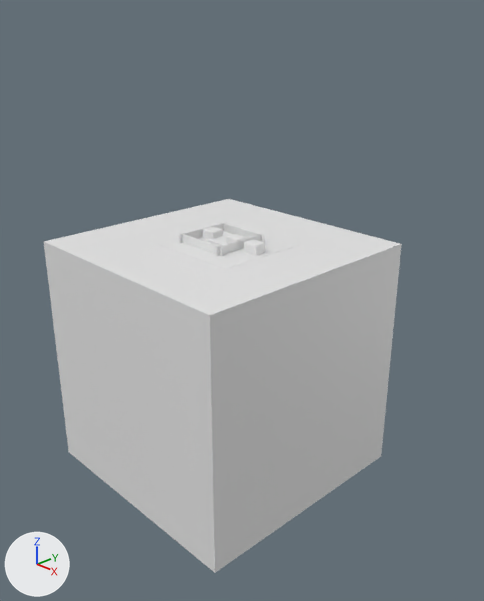
What one commit did to the Blender file assets/blender/spinward-buildings.blend.
Both versions are drawn from a 50 mm lens placed at (3.78, -3.39, 2.62), pointed at (0.23, 0.0, 0.58). Lighting does not change. The marker at lower left points along +X, +Y and +Z. The first picture is the older version. Objects named as collision shapes, trigger or cutter boxes, shadow casters or lower levels of detail are left out.

Names of what the first picture shows: 'Cube', 'slab_a_lod0', 'tower_a_lod0'.
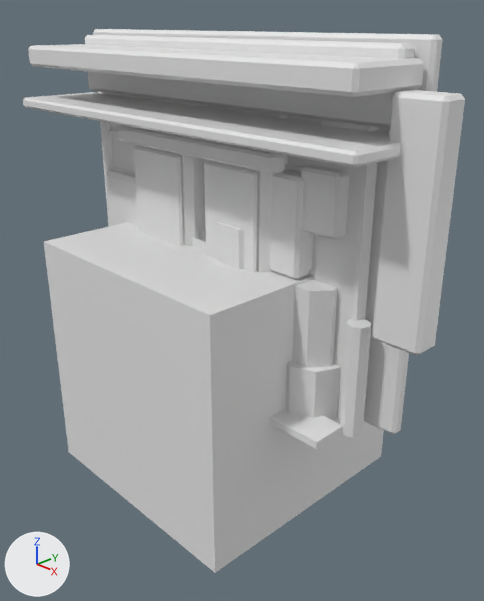
Changed parts and their boxes (x1, y1, x2, y2) in the pictures (484 x 601 px):
'street_shop_shutter', added
    after: (28, 44, 465, 429)
    faces in mat_spw_sign (white #e7e7e7): (28, 44, 465, 356)
    faces in mat_spw_roof_trim (white #e7e7e7): (109, 120, 379, 419)
    faces in mat_spw_facade (white #e7e7e7): (103, 47, 416, 429)
'street_shop_glass', added
    after: (23, 29, 443, 434)
    faces in mat_spw_roof_trim (white #e7e7e7): (23, 92, 401, 321)
    faces in mat_spw_sign (white #e7e7e7): (85, 35, 415, 128)
    faces in mat_spw_facade (white #e7e7e7): (93, 29, 443, 434)
'street_vending_pair', added
    after: (117, 126, 288, 272)
    faces in mat_spw_sign (white #e7e7e7): (117, 126, 285, 272)
    faces in mat_spw_facade (white #e7e7e7): (134, 144, 288, 272)
'street_planter_alley', added
    after: (107, 169, 372, 449)
    faces in mat_spw_roof_trim (white #e7e7e7): (107, 169, 372, 449)
    faces in mat_spw_sign (white #e7e7e7): (183, 222, 337, 368)
    faces in mat_spw_facade (white #e7e7e7): (286, 361, 340, 420)
'street_service_cluster', added
    after: (270, 114, 349, 280)
'slab_a_lod0', unchanged, covered by the edit
    before: (158, 225, 299, 269)
    after: (158, 242, 233, 269)
'tower_a_lod0', unchanged, covered by the edit
    before: (179, 222, 264, 256)
    after: (192, 238, 206, 251)

Patch to the scene script:
```diff
--- a/assets/blender/spinward-buildings.blend.py
+++ b/assets/blender/spinward-buildings.blend.py
@@ me_street_planter_alley_mesh @@
+me_street_planter_alley_mesh.from_pydata(...)  # 178 vertices, 135 faces; spans x -1.53..1.53, y -0.43..0.43, z -1.2..1.2
+# faces by material slot: [53, 52, 30]
+me_street_planter_alley_mesh.materials.append(mat_spw_sign)  # white #e7e7e7
+me_street_planter_alley_mesh.materials.append(mat_spw_roof_trim)  # white #e7e7e7
+me_street_planter_alley_mesh.materials.append(mat_spw_facade)  # white #e7e7e7
@@ me_street_service_cluster_mesh @@
+me_street_service_cluster_mesh.from_pydata(...)  # 202 vertices, 181 faces; spans x -1.32..1.32, y -0.26..0.26, z -1.22..1.22
+# faces by material slot: [26, 155]
+me_street_service_cluster_mesh.materials.append(mat_spw_facade)  # white #e7e7e7
+me_street_service_cluster_mesh.materials.append(mat_spw_roof_trim)  # white #e7e7e7
@@ me_street_vending_pair_mesh @@
+me_street_vending_pair_mesh.from_pydata(...)  # 184 vertices, 192 faces; spans x -1.07..1.07, y -0.29..0.29, z -0.92..0.92
+# faces by material slot: [52, 78, 62]
+me_street_vending_pair_mesh.materials.append(mat_spw_facade)  # white #e7e7e7
+me_street_vending_pair_mesh.materials.append(mat_spw_sign)  # white #e7e7e7
+me_street_vending_pair_mesh.materials.append(mat_spw_roof_trim)  # white #e7e7e7
@@ me_street_shop_glass_mesh @@
+me_street_shop_glass_mesh.from_pydata(...)  # 208 vertices, 212 faces; spans x -1.75..1.75, y -0.4..0.4, z -1.28..1.28
+# faces by material slot: [26, 160, 26]
+me_street_shop_glass_mesh.materials.append(mat_spw_facade)  # white #e7e7e7
+me_street_shop_glass_mesh.materials.append(mat_spw_roof_trim)  # white #e7e7e7
+me_street_shop_glass_mesh.materials.append(mat_spw_sign)  # white #e7e7e7
@@ me_street_shop_shutter_mesh @@
+me_street_shop_shutter_mesh.from_pydata(...)  # 160 vertices, 160 faces; spans x -1.83..1.83, y -0.38..0.38, z -1.25..1.25
+# faces by material slot: [26, 82, 52]
+me_street_shop_shutter_mesh.materials.append(mat_spw_facade)  # white #e7e7e7
+me_street_shop_shutter_mesh.materials.append(mat_spw_roof_trim)  # white #e7e7e7
+me_street_shop_shutter_mesh.materials.append(mat_spw_sign)  # white #e7e7e7
@@ ob_street_planter_alley @@
+ob_street_planter_alley = bpy.data.objects.new('street_planter_alley', me_street_planter_alley_mesh)
+ob_street_planter_alley.location = (0.0, -0.028, 1.205)
@@ ob_street_service_cluster @@
+ob_street_service_cluster = bpy.data.objects.new('street_service_cluster', me_street_service_cluster_mesh)
+ob_street_service_cluster.location = (0.0, -0.101, 1.225)
@@ ob_street_vending_pair @@
+ob_street_vending_pair = bpy.data.objects.new('street_vending_pair', me_street_vending_pair_mesh)
+ob_street_vending_pair.location = (0.172, -0.03, 0.92)
@@ ob_street_shop_glass @@
+ob_street_shop_glass = bpy.data.objects.new('street_shop_glass', me_street_shop_glass_mesh)
+ob_street_shop_glass.location = (0.0, -0.27, 1.275)
@@ ob_street_shop_shutter @@
+ob_street_shop_shutter = bpy.data.objects.new('street_shop_shutter', me_street_shop_shutter_mesh)
+ob_street_shop_shutter.location = (0.158, -0.235, 1.25)
```
